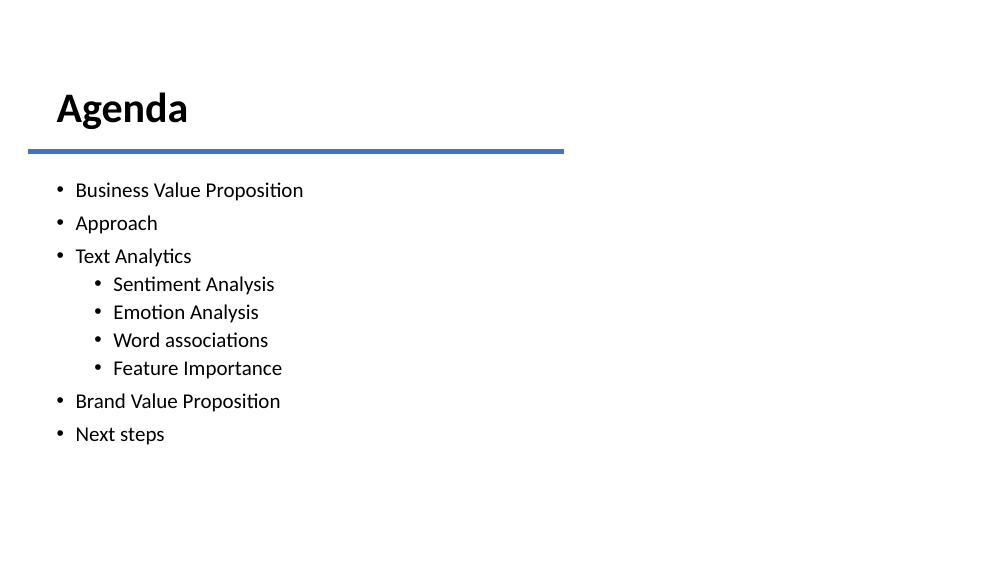
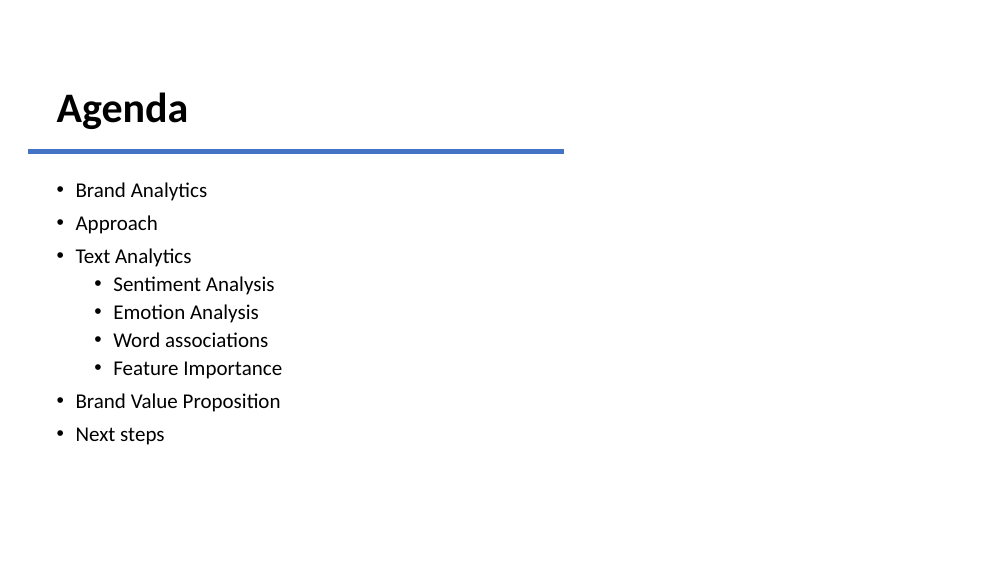
Before and after one commit to thompland777/HOD, a slide deck: slide 2 of HackOnData_Team_Douglass.pptx. Drawn at 1008x567 pixels with LibreOffice and Linux fonts; fonts in the diff are those of the drawing; background and template pictures are left out. Boxes give left, top, right and bottom in pixels: in the first picture for what was removed or moved away, otherwise in the second. Text is boxed around its words. In the diff, an @@ line names an element or a change of style, - is before the commit and + after.

```diff
--- a/HackOnData_Team_Douglass.pptx
+++ b/HackOnData_Team_Douglass.pptx
@@ text at [76,182,208,201]: text changed @@
-• Business Value Proposition
+• Brand Analytics
```
Also in this commit, not shown: 4 other slides changed.
